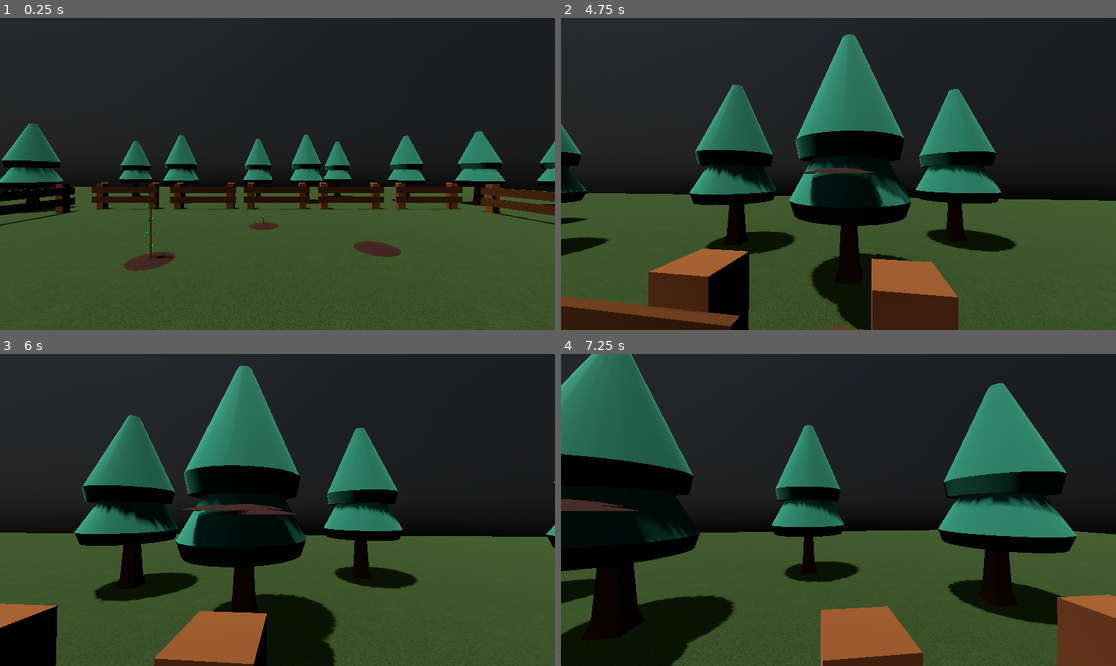
Above: before the commit, frames 1-4 (two rows, left to right).
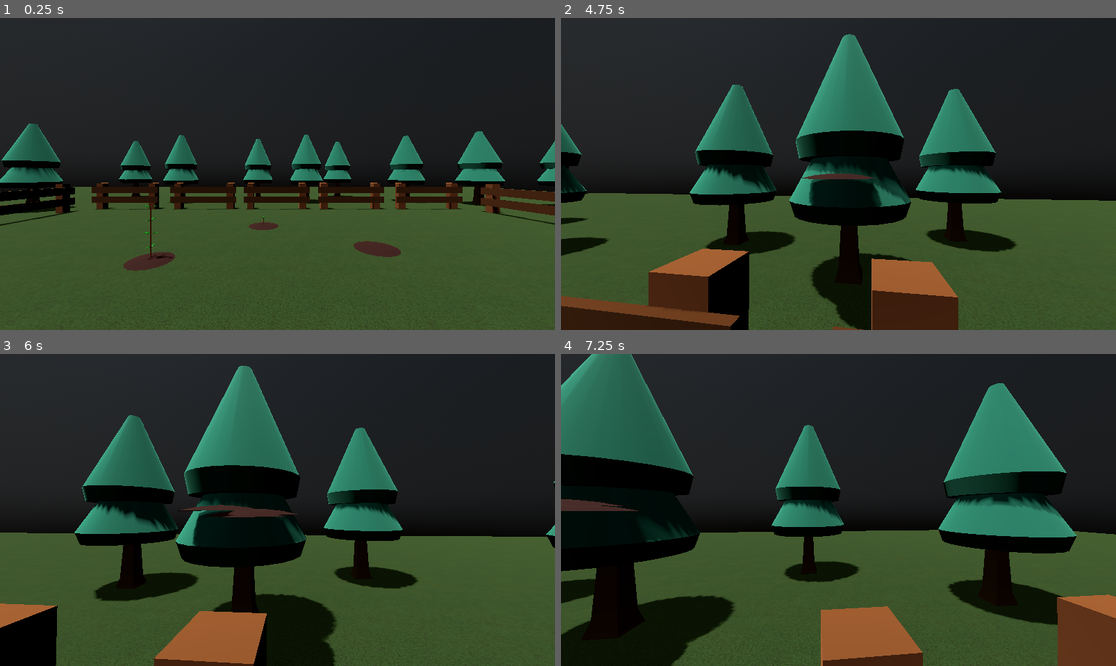
Above: after the commit, the same moments.

Repository: HoutarouOreki/Tree-Growing-Game
Game: Godot game, scene res://scenes/tree_scene.tscn
Same seed, same stepped clock (60 frames per second), same inputs: the game is played once before the commit and once after it.
Inputs (mouse positions are in pixels of both pictures, inside the frame that each line leads up to):
- Up to frame 1 (0.25 s): no input
- Up to frame 2 (4.75 s): tap Enter at 0.5 s; move the mouse to (960, 158) at 0.52 s; hold D (move_right) 0.53-1.28 s; click (960, 158) at 0.6 s; move the mouse to (810, 174) at 1.27 s; hold W (move_forward) from 1.28 s (still down); click (810, 174) at 1.35 s; move the mouse to (849, 167) at 2.02 s; tap Q at 2.1 s; click (849, 167) at 2.3 s; move the mouse to (832, 180) at 2.77 s; tap E at 2.85 s; click (832, 180) at 3.05 s; move the mouse to (877, 177) at 3.52 s; tap Shift at 3.6 s; click (877, 177) at 3.8 s; move the mouse to (794, 170) at 4.27 s; tap Alt at 4.35 s; click (794, 170) at 4.55 s
- Up to frame 3 (6 s): move the mouse to (283, 510) at 5.02 s; click (283, 510) at 5.1 s; move the mouse to (255, 503) at 5.77 s; release W (move_forward) at 5.78 s; hold D (move_right) from 5.78 s (still down); click (255, 503) at 5.85 s
- Up to frame 4 (7.25 s): move the mouse to (866, 510) at 6.52 s; release D (move_right) at 6.53 s; hold W (move_forward) from 6.53 s (still down); tap Q at 6.6 s; click (866, 510) at 6.8 s

The runs differ from the first frame. In frame 1, less than 0.1% of the frame differs, in the area x 1-2%, y 42-43%; in frame 2, 0.4%, in the area x 42-75%, y 28-100%; in frame 3, 0.2%; in frame 4, less than 0.1%.

Commit message:
footsteps, planted trees fade in

Diff:
--- /dev/null
+++ b/default_bus_layout.tres
@@ -0,0 +1,17 @@
+[gd_resource type="AudioBusLayout" load_steps=2 format=3 uid="uid://b1iy7s1pmh606"]
+
+[sub_resource type="AudioEffectEQ" id="AudioEffectEQ_2h1qv"]
+resource_name = "EQ"
+band_db/1000_hz = -6.2
+band_db/3200_hz = -10.4
+band_db/10000_hz = -17.8
+
+[resource]
+bus/1/name = &"Footsteps"
+bus/1/solo = false
+bus/1/mute = false
+bus/1/bypass_fx = false
+bus/1/volume_db = -11.952
+bus/1/send = &"Master"
+bus/1/effect/0/effect = SubResource("AudioEffectEQ_2h1qv")
+bus/1/effect/0/enabled = true
--- a/project.godot
+++ b/project.godot
@@ -15,6 +15,11 @@
 config/features=PackedStringArray("4.1", "Forward Plus")
 run/max_fps=120
 config/icon="res://icon.svg"
+
+[autoload]
+
+FootstepsManager="*res://scripts/footsteps.gd"
+FadeInManager="*res://scripts/fade_in_manager.gd"
 
 [display]
 
--- a/scenes/tree_scene.tscn
+++ b/scenes/tree_scene.tscn
@@ -52,7 +52,9 @@
 
 [sub_resource type="CylinderMesh" id="CylinderMesh_xtr5c"]
 material = SubResource("StandardMaterial3D_dalyk")
-height = 0.3
+top_radius = 0.2
+bottom_radius = 0.1
+height = 0.2
 radial_segments = 32
 rings = 1
 cap_bottom = false
@@ -100,8 +102,7 @@
 transform = Transform3D(1, 0, 0, 0, 1, 0, 0, 0, 1, 0, 1.10548, 0)
 script = ExtResource("5_12l7o")
 
-[node name="Node3D" type="Node3D" parent="CharacterBody3D"]
-transform = Transform3D(1, 0, 0, 0, 1, 0, 0, 0, 1, 0, -1.10548, 0)
+[node name="TreePlantingScript" type="Node3D" parent="CharacterBody3D"]
 script = ExtResource("6_op5lm")
 
 [node name="MeshInstance3D" type="MeshInstance3D" parent="CharacterBody3D"]
@@ -120,7 +121,7 @@
 sensitivity = 0.1
 neck = NodePath("..")
 
-[node name="MeshInstance3D2" type="MeshInstance3D" parent="CharacterBody3D"]
+[node name="Shadow" type="MeshInstance3D" parent="CharacterBody3D"]
 transform = Transform3D(1, 0, 0, 0, 1, 0, 0, 0, 1, 0, -0.724878, 0)
 mesh = SubResource("CylinderMesh_xtr5c")
 
@@ -189,87 +190,6 @@
 [node name="fence20" parent="Fences" instance=ExtResource("7_85r25")]
 transform = Transform3D(1.31134e-07, 0, -1, 0, 1, 0, 1, 0, 1.31134e-07, -9.02007, 0, 7.26757)
 
-[node name="treePine" parent="Fences/fence20" instance=ExtResource("8_48g4p")]
-transform = Transform3D(1, 0, 0, 0, 1, 0, 0, 0, 1, -4.3102, 0, 2.47712)
-
-[node name="treePine2" parent="Fences/fence20" instance=ExtResource("8_48g4p")]
-transform = Transform3D(1, 0, 0, 0, 1, 0, 0, 0, 1, -0.480612, 0, 2.68347)
-
-[node name="treePine3" parent="Fences/fence20" instance=ExtResource("8_48g4p")]
-transform = Transform3D(1, 0, 0, 0, 1, 0, 0, 0, 1, 5.43331, 0, 1.36403)
-
-[node name="treePine4" parent="Fences/fence20" instance=ExtResource("8_48g4p")]
-transform = Transform3D(1, 0, 0, 0, 1, 0, 0, 0, 1, 8.52793, 0, -16.2221)
-
-[node name="treePine5" parent="Fences/fence20" instance=ExtResource("8_48g4p")]
-transform = Transform3D(1, 0, 0, 0, 1, 0, 0, 0, 1, -11.0603, 0, 2.97327)
-
-[node name="treePine6" parent="Fences/fence20" instance=ExtResource("8_48g4p")]
-transform = Transform3D(1, 0, 0, 0, 1, 0, 0, 0, 1, -16.4301, 0, 1.99867)
-
-[node name="treePine7" parent="Fences/fence20" instance=ExtResource("8_48g4p")]
-transform = Transform3D(1, 0, 0, 0, 1, 0, 0, 0, 1, 5.60195, 0, -2.87869)
-
-[node name="treePine8" parent="Fences/fence20" instance=ExtResource("8_48g4p")]
-transform = Transform3D(1, 0, 0, 0, 1, 0, 0, 0, 1, 5.70028, 0, -6.3315)
-
-[node name="treePine9" parent="Fences/fence20" instance=ExtResource("8_48g4p")]
-transform = Transform3D(1, 0, 0, 0, 1, 0, 0, 0, 1, 5.55019, 0, -11.1085)
-
-[node name="treePine10" parent="Fences/fence20" instance=ExtResource("8_48g4p")]
-transform = Transform3D(1, 0, 0, 0, 1, 0, 0, 0, 1, 5.74368, 0, -18.4076)
-
-[node name="treePine11" parent="Fences/fence20" instance=ExtResource("8_48g4p")]
-transform = Transform3D(1, 0, 0, 0, 1, 0, 0, 0, 1, 4.21472, 2.86102e-06, -15.2929)
-
-[node name="treePine12" parent="Fences/fence20" instance=ExtResource("8_48g4p")]
-transform = Transform3D(1, 0, 0, 0, 1, 0, 0, 0, 1, 2.99086, 1.90735e-06, -21.1102)
-
-[node name="treePine13" parent="Fences/fence20" instance=ExtResource("8_48g4p")]
-transform = Transform3D(1, 0, 0, 0, 1, 0, 0, 0, 1, 0.699235, 1.90735e-06, -22.3787)
-
-[node name="treePine14" parent="Fences/fence20" instance=ExtResource("8_48g4p")]
-transform = Transform3D(1, 0, 0, 0, 1, 0, 0, 0, 1, -3.19395, 2.86102e-06, -20.8233)
-
-[node name="treePine15" parent="Fences/fence20" instance=ExtResource("8_48g4p")]
-transform = Transform3D(1, 0, 0, 0, 1, 0, 0, 0, 1, -5.77767, 1.90735e-06, -22.0759)
-
-[node name="treePine16" parent="Fences/fence20" instance=ExtResource("8_48g4p")]
-transform = Transform3D(1, 0, 0, 0, 1, 0, 0, 0, 1, -7.3811, -0.672135, -25.0904)
-
-[node name="treePine17" parent="Fences/fence20" instance=ExtResource("8_48g4p")]
-transform = Transform3D(1, 0, 0, 0, 1, 0, 0, 0, 1, -8.81229, 1.90735e-06, -21.795)
-
-[node name="treePine18" parent="Fences/fence20" instance=ExtResource("8_48g4p")]
-transform = Transform3D(1, 0, 0, 0, 1, 0, 0, 0, 1, -11.7152, 1.90735e-06, -22.1344)
-
-[node name="treePine19" parent="Fences/fence20" instance=ExtResource("8_48g4p")]
-transform = Transform3D(1, 0, 0, 0, 1, 0, 0, 0, 1, -17.1409, 1.90735e-06, -23.1327)
-
-[node name="treePine20" parent="Fences/fence20" instance=ExtResource("8_48g4p")]
-transform = Transform3D(1, 0, 0, 0, 1, 0, 0, 0, 1, -14.745, 1.90735e-06, -21.519)
-
-[node name="treePine21" parent="Fences/fence20" instance=ExtResource("8_48g4p")]
-transform = Transform3D(1, 0, 0, 0, 1, 0, 0, 0, 1, -18.103, 1.90735e-06, -19.7484)
-
-[node name="treePine22" parent="Fences/fence20" instance=ExtResource("8_48g4p")]
-transform = Transform3D(1, 0, 0, 0, 1, 0, 0, 0, 1, -19.3496, 1.90735e-06, -16.6494)
-
-[node name="treePine23" parent="Fences/fence20" instance=ExtResource("8_48g4p")]
-transform = Transform3D(1, 0, 0, 0, 1, 0, 0, 0, 1, -21.4934, 1.90735e-06, -13.2067)
-
-[node name="treePine24" parent="Fences/fence20" instance=ExtResource("8_48g4p")]
-transform = Transform3D(1, 0, 0, 0, 1, 0, 0, 0, 1, -19.0952, 1.90735e-06, -10.6904)
-
-[node name="treePine25" parent="Fences/fence20" instance=ExtResource("8_48g4p")]
-transform = Transform3D(1, 0, 0, 0, 1, 0, 0, 0, 1, -20.42, 1.90735e-06, -7.76354)
-
-[node name="treePine26" parent="Fences/fence20" instance=ExtResource("8_48g4p")]
-transform = Transform3D(1, 0, 0, 0, 1, 0, 0, 0, 1, -19.1554, 1.90735e-06, -3.41264)
-
-[node name="treePine27" parent="Fences/fence20" instance=ExtResource("8_48g4p")]
-transform = Transform3D(1, 0, 0, 0, 1, 0, 0, 0, 1, -21.1966, 1.90735e-06, 0.671996)
-
 [node name="TreeStage0" parent="." instance=ExtResource("9_7lq3e")]
 transform = Transform3D(1, 0, 0, 0, 1, 0, 0, 0, 1, 2.14662, 0.0125, -4.41852)
 
@@ -278,3 +198,86 @@
 
 [node name="TreeStage2" parent="." instance=ExtResource("11_8w1ah")]
 transform = Transform3D(1, 0, 0, 0, 1, 0, 0, 0, 1, -2.37296, 0, -3.80522)
+
+[node name="TreePines" type="Node3D" parent="."]
+
+[node name="treePine" parent="TreePines" instance=ExtResource("8_48g4p")]
+transform = Transform3D(1.31134e-07, 0, -1, 0, 1, 0, 1, 0, 1.31134e-07, -11.4972, 0, 2.95737)
+
+[node name="treePine2" parent="TreePines" instance=ExtResource("8_48g4p")]
+transform = Transform3D(1.31134e-07, 0, -1, 0, 1, 0, 1, 0, 1.31134e-07, -11.7035, 0, 6.78696)
+
+[node name="treePine3" parent="TreePines" instance=ExtResource("8_48g4p")]
+transform = Transform3D(1.31134e-07, 0, -1, 0, 1, 0, 1, 0, 1.31134e-07, -10.3841, 0, 12.7009)
+
+[node name="treePine4" parent="TreePines" instance=ExtResource("8_48g4p")]
+transform = Transform3D(1.31134e-07, 0, -1, 0, 1, 0, 1, 0, 1.31134e-07, 7.20203, 0, 15.7955)
+
+[node name="treePine5" parent="TreePines" instance=ExtResource("8_48g4p")]
+transform = Transform3D(1.31134e-07, 0, -1, 0, 1, 0, 1, 0, 1.31134e-07, -11.9933, 0, -3.79273)
+
+[node name="treePine6" parent="TreePines" instance=ExtResource("8_48g4p")]
+transform = Transform3D(1.31134e-07, 0, -1, 0, 1, 0, 1, 0, 1.31134e-07, -11.0187, 0, -9.16253)
+
+[node name="treePine7" parent="TreePines" instance=ExtResource("8_48g4p")]
+transform = Transform3D(1.31134e-07, 0, -1, 0, 1, 0, 1, 0, 1.31134e-07, -6.14138, 0, 12.8695)
+
+[node name="treePine8" parent="TreePines" instance=ExtResource("8_48g4p")]
+transform = Transform3D(1.31134e-07, 0, -1, 0, 1, 0, 1, 0, 1.31134e-07, -2.68857, 0, 12.9678)
+
+[node name="treePine9" parent="TreePines" instance=ExtResource("8_48g4p")]
+transform = Transform3D(1.31134e-07, 0, -1, 0, 1, 0, 1, 0, 1.31134e-07, 2.08843, 0, 12.8178)
+
+[node name="treePine10" parent="TreePines" instance=ExtResource("8_48g4p")]
+transform = Transform3D(1.31134e-07, 0, -1, 0, 1, 0, 1, 0, 1.31134e-07, 9.38753, 0, 13.0112)
+
+[node name="treePine11" parent="TreePines" instance=ExtResource("8_48g4p")]
+transform = Transform3D(1.31134e-07, 0, -1, 0, 1, 0, 1, 0, 1.31134e-07, 6.27283, 2.86102e-06, 11.4823)
+
+[node name="treePine12" parent="TreePines" instance=ExtResource("8_48g4p")]
+transform = Transform3D(1.31134e-07, 0, -1, 0, 1, 0, 1, 0, 1.31134e-07, 12.0901, 1.90735e-06, 10.2584)
+
+[node name="treePine13" parent="TreePines" instance=ExtResource("8_48g4p")]
+transform = Transform3D(1.31134e-07, 0, -1, 0, 1, 0, 1, 0, 1.31134e-07, 13.3586, 1.90735e-06, 7.9668)
+
+[node name="treePine14" parent="TreePines" instance=ExtResource("8_48g4p")]
+transform = Transform3D(1.31134e-07, 0, -1, 0, 1, 0, 1, 0, 1.31134e-07, 11.8032, 2.86102e-06, 4.07362)
+
+[node name="treePine15" parent="TreePines" instance=ExtResource("8_48g4p")]
+transform = Transform3D(1.31134e-07, 0, -1, 0, 1, 0, 1, 0, 1.31134e-07, 13.0558, 1.90735e-06, 1.4899)
+
+[node name="treePine16" parent="TreePines" instance=ExtResource("8_48g4p")]
+transform = Transform3D(1.31134e-07, 0, -1, 0, 1, 0, 1, 0, 1.31134e-07, 16.0703, -0.672135, -0.113533)
+
+[node name="treePine17" parent="TreePines" instance=ExtResource("8_48g4p")]
+transform = Transform3D(1.31134e-07, 0, -1, 0, 1, 0, 1, 0, 1.31134e-07, 12.7749, 1.90735e-06, -1.54472)
+
+[node name="treePine18" parent="TreePines" instance=ExtResource("8_48g4p")]
+transform = Transform3D(1.31134e-07, 0, -1, 0, 1, 0, 1, 0, 1.31134e-07, 13.1143, 1.90735e-06, -4.44763)
+
+[node name="treePine19" parent="TreePines" instance=ExtResource("8_48g4p")]
+transform = Transform3D(1.31134e-07, 0, -1, 0, 1, 0, 1, 0, 1.31134e-07, 14.1126, 1.90735e-06, -9.87333)
+
+[node name="treePine20" parent="TreePines" instance=ExtResource("8_48g4p")]
+transform = Transform3D(1.31134e-07, 0, -1, 0, 1, 0, 1, 0, 1.31134e-07, 12.4989, 1.90735e-06, -7.47743)
+
+[node name="treePine21" parent="TreePines" instance=ExtResource("8_48g4p")]
+transform = Transform3D(1.31134e-07, 0, -1, 0, 1, 0, 1, 0, 1.31134e-07, 10.7283, 1.90735e-06, -10.8354)
+
+[node name="treePine22" parent="TreePines" instance=ExtResource("8_48g4p")]
+transform = Transform3D(1.31134e-07, 0, -1, 0, 1, 0, 1, 0, 1.31134e-07, 7.62933, 1.90735e-06, -12.082)
+
+[node name="treePine23" parent="TreePines" instance=ExtResource("8_48g4p")]
+transform = Transform3D(1.31134e-07, 0, -1, 0, 1, 0, 1, 0, 1.31134e-07, 4.18663, 1.90735e-06, -14.2258)
+
+[node name="treePine24" parent="TreePines" instance=ExtResource("8_48g4p")]
+transform = Transform3D(1.31134e-07, 0, -1, 0, 1, 0, 1, 0, 1.31134e-07, 1.67033, 1.90735e-06, -11.8276)
+
+[node name="treePine25" parent="TreePines" instance=ExtResource("8_48g4p")]
+transform = Transform3D(1.31134e-07, 0, -1, 0, 1, 0, 1, 0, 1.31134e-07, -1.25653, 1.90735e-06, -13.1524)
+
+[node name="treePine26" parent="TreePines" instance=ExtResource("8_48g4p")]
+transform = Transform3D(1.31134e-07, 0, -1, 0, 1, 0, 1, 0, 1.31134e-07, -5.60743, 1.90735e-06, -11.8878)
+
+[node name="treePine27" parent="TreePines" instance=ExtResource("8_48g4p")]
+transform = Transform3D(1.31134e-07, 0, -1, 0, 1, 0, 1, 0, 1.31134e-07, -9.69207, 1.90735e-06, -13.929)
--- /dev/null
+++ b/scripts/fade_in_manager.gd
@@ -0,0 +1,26 @@
+extends Node
+
+var objects: Array = []
+var objects_positions_to_remove = []
+var fade_duration_s = 0.5
+var total_vertical_movement = 0.1
+
+# Called every frame. 'delta' is the elapsed time since the previous frame.
+func _process(delta):
+	for object in objects:
+		var node = object.node as Node3D
+		object.elapsed += delta
+		node.position.y += total_vertical_movement * (delta / fade_duration_s)
+
+	while objects.size() > 0 && objects[0].elapsed >= fade_duration_s:
+		objects[0].node.position = objects[0].target_position
+		objects.remove_at(0)
+
+
+func add(node: Node3D):
+	var dic = {}
+	dic.elapsed = 0.0
+	dic.node = node
+	dic.target_position = node.position
+	node.position.y -= total_vertical_movement
+	objects.push_back(dic)
--- /dev/null
+++ b/scripts/footsteps.gd
@@ -0,0 +1,43 @@
+class_name Footsteps extends Node
+
+const INTERVAL_S = 0.4
+
+var sound0 = load("res://assets/sounds/footsteps/footstep_grass_000.ogg") as AudioStream
+var sound1 = load("res://assets/sounds/footsteps/footstep_grass_001.ogg") as AudioStream
+var sound2 = load("res://assets/sounds/footsteps/footstep_grass_002.ogg") as AudioStream
+var sound3 = load("res://assets/sounds/footsteps/footstep_grass_003.ogg") as AudioStream
+var sound4 = load("res://assets/sounds/footsteps/footstep_grass_004.ogg") as AudioStream
+var sounds = [sound0, sound1, sound2, sound3, sound4]
+
+var since_last_play = 0.0
+var playing = false
+var parent: Node3D
+
+func start_playing(parent: Node3D):
+	playing = true
+	self.parent = parent
+
+func stop_playing():
+	playing = false
+	since_last_play = 0.8
+
+func play():
+	var stream = AudioStreamPlayer3D.new()
+	stream.bus = "Footsteps"
+	stream.stream = sounds.pick_random()
+	# stream.max_db = -12
+	stream.connect("finished", stream.queue_free)
+	parent.add_child(stream)
+	stream.play()
+
+func _process(delta):
+	if !playing:
+		return
+
+	if since_last_play == 0:
+		play()
+
+	since_last_play += delta
+
+	if since_last_play > INTERVAL_S:
+		since_last_play = 0
--- a/scripts/player_movement.gd
+++ b/scripts/player_movement.gd
@@ -19,8 +19,11 @@
 	var direction = (neck.transform.basis * Vector3(input_dir.x, 0, input_dir.y)).normalized()
 
 	var new_velocity = velocity.move_toward(direction * SPEED if direction else Vector3.ZERO, ACCELERATION * delta)
-	#if direction:
-		#new_velocity = velocity.move_toward(, ACCELERATION * delta)
+
+	if (new_velocity * Vector3(input_dir.x, 0, input_dir.y)).is_zero_approx():
+		FootstepsManager.stop_playing()
+	else:
+		FootstepsManager.start_playing(self)
 
 	velocity.x = new_velocity.x
 	velocity.z = new_velocity.z
--- a/scripts/tree_plant.gd
+++ b/scripts/tree_plant.gd
@@ -29,3 +29,4 @@
 	var instance = scene_resource.instantiate() as Node3D
 	instance.position = position
 	get_tree().root.add_child(instance)
+	FadeInManager.add(instance)
Not shown, added: assets/sounds/footsteps/footstep_grass_000.ogg.import
Not shown, added: assets/sounds/footsteps/footstep_grass_001.ogg.import
Not shown, added: assets/sounds/footsteps/footstep_grass_002.ogg.import
Not shown, added: assets/sounds/footsteps/footstep_grass_003.ogg.import
Not shown, added: assets/sounds/footsteps/footstep_grass_004.ogg.import
Not shown, changed: .timetracker
Not shown, added: assets/sounds/footsteps/footstep_grass_000.ogg
Not shown, added: assets/sounds/footsteps/footstep_grass_001.ogg
Not shown, added: assets/sounds/footsteps/footstep_grass_002.ogg
Not shown, added: assets/sounds/footsteps/footstep_grass_003.ogg
Not shown, added: assets/sounds/footsteps/footstep_grass_004.ogg
